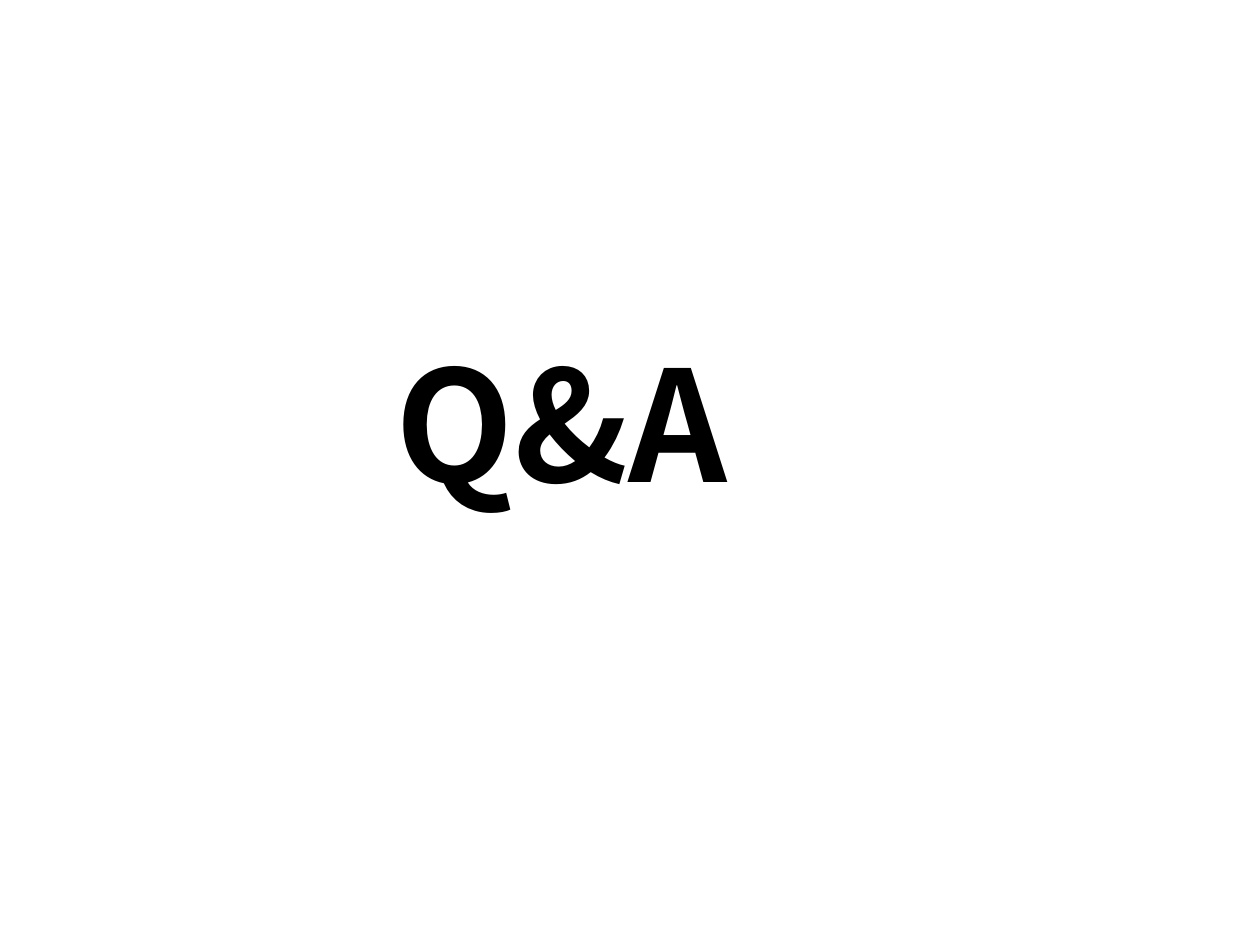
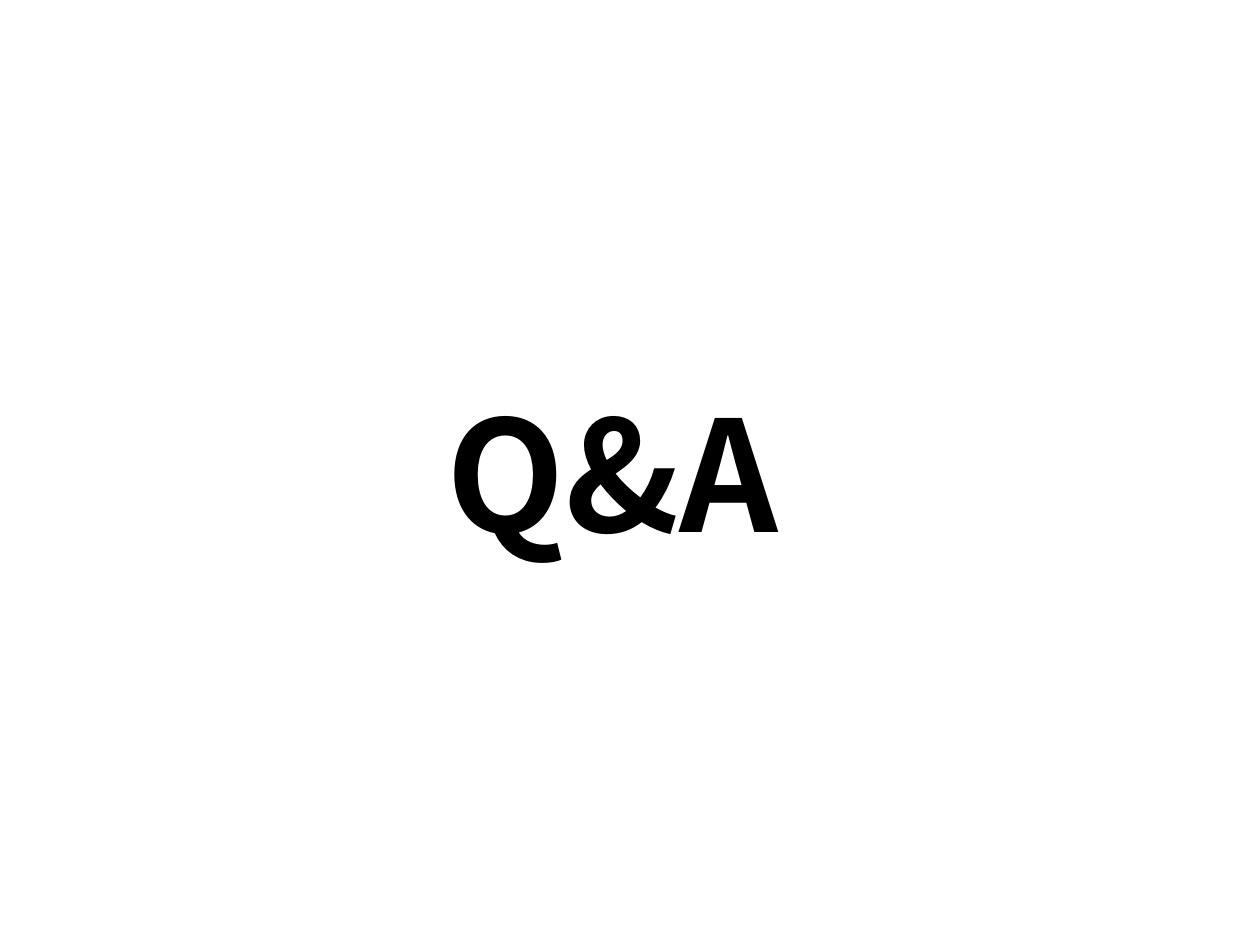
Before and after one commit to wjddlrladnjs/Pet, a slide deck: slide 12 of Pet/WebContent/share/동물농장.pptx (slide 11 before the commit). Drawn at 1260x945 pixels with LibreOffice and Linux fonts; fonts in the diff are those of the drawing; background and template pictures are left out. Boxes give left, top, right and bottom in pixels: in the first picture for what was removed or moved away, otherwise in the second. Text is boxed around its words. In the diff, an @@ line names an element or a change of style, - is before the commit and + after.

```diff
--- a/Pet/WebContent/share/동물농장.pptx
+++ b/Pet/WebContent/share/동물농장.pptx
@@ text "Q&A": place and size @@
-text "Q&A" at [396, 366, 727, 513]
+text "Q&A" at [447, 416, 778, 563]
```
Also in this commit, not shown: 4 other slides changed, 6 slides added, 4 slides removed, 5 other files.
